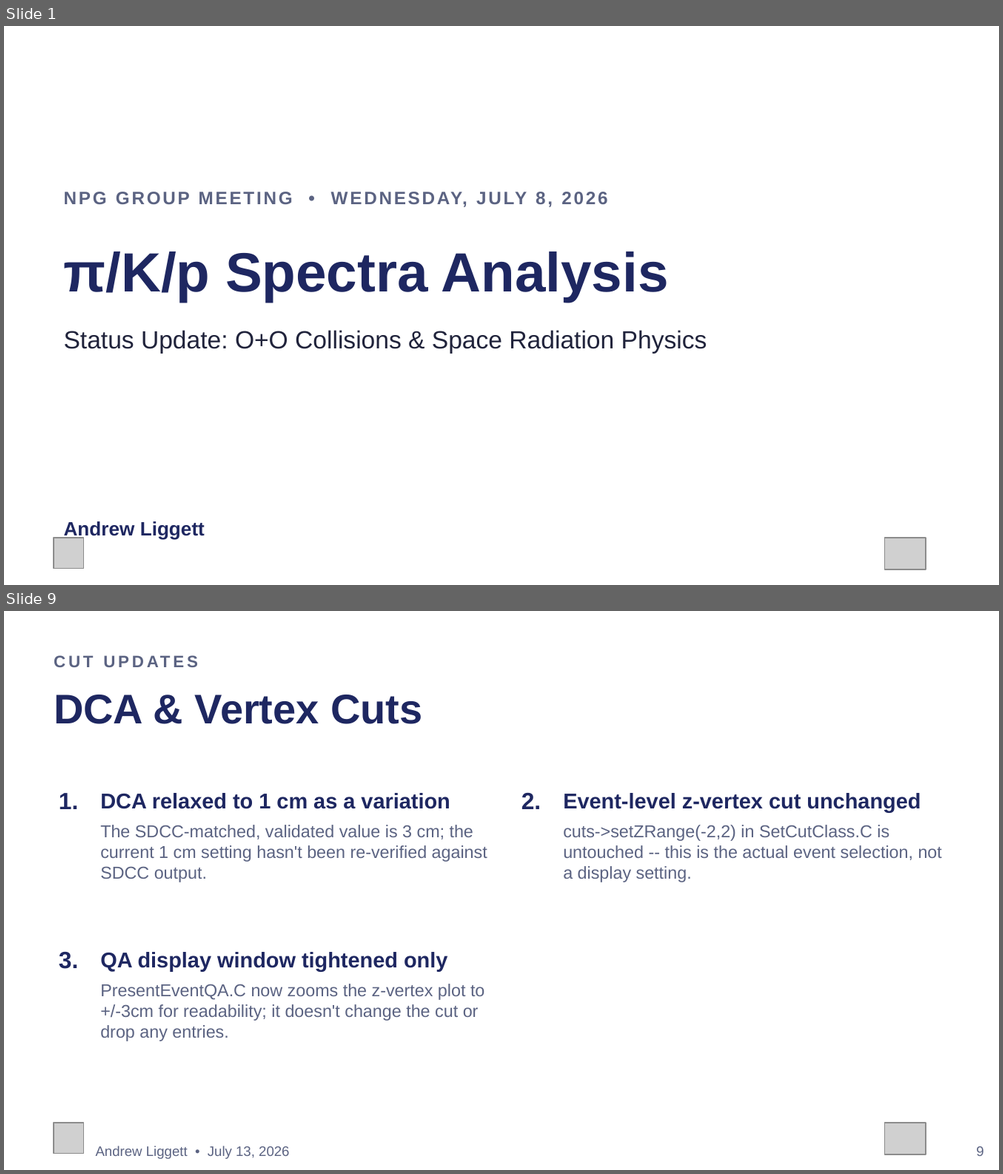
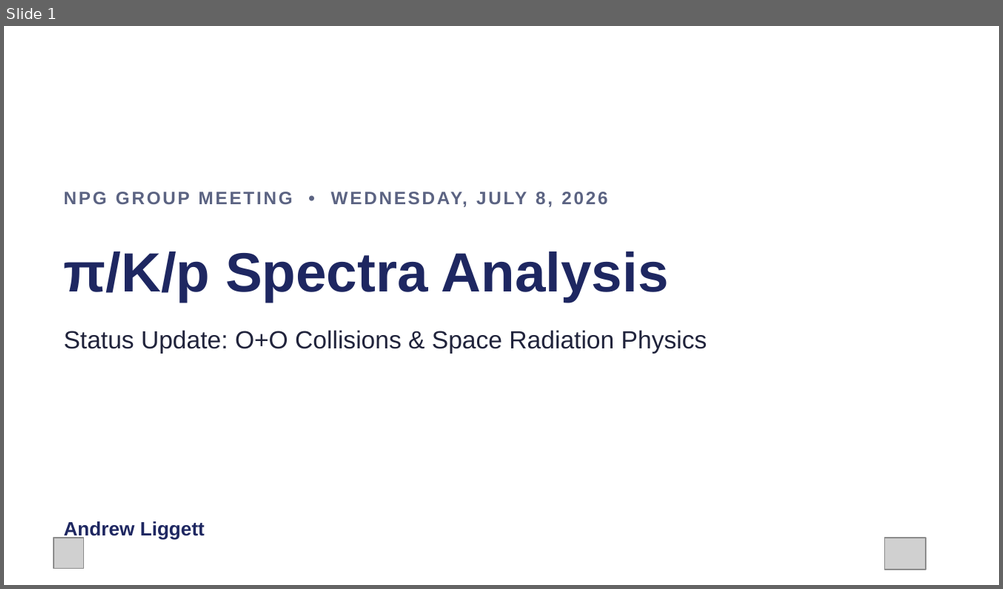
Before and after one commit to liggett2820/lightflavorspectra_OO200, a slide deck: docs/OO200_Spectra_Status_Update.pptx. Shown one above the other, each under a label of ours: slides 1 and 9 before the commit, slide 1 after it; the slides between them are not shown. The pictures are 1003x1174 and 1003x589 pixels, drawn with LibreOffice and Linux fonts; fonts in the diff are those of the drawing; grey boxes stand for pictures. Boxes give left, top, right and bottom in pixels: in the first picture for what was removed or moved away, otherwise in the second. Text is boxed around its words. In the diff, an @@ line names an element or a change of style, - is before the commit and + after.

```diff
--- a/docs/OO200_Spectra_Status_Update.pptx
+++ b/docs/OO200_Spectra_Status_Update.pptx
@@ slide 9 removed at [4,611,999,1170], background #FFFFFF @@
@@ text removed at [54,646,949,675] @@
-CUT UPDATES
@@ text removed at [54,695,422,724] @@
-DCA & Vertex Cuts
@@ text removed at [59,793,78,809] @@
-1.
@@ text removed at [100,793,449,809] @@
-DCA relaxed to 1 cm as a variation
@@ text removed at [521,793,540,809] @@
-2.
@@ text removed at [563,793,920,812] @@
-Event-level z-vertex cut unchanged
@@ text removed at [100,825,487,883] @@
-The SDCC-matched, validated value is 3 cm; the current 1 cm setting hasn't been re-verified against SDCC output.
@@ text removed at [563,825,942,883] @@
-cuts->setZRange(-2,2) in SetCutClass.C is untouched -- this is the actual event selection, not a display setting.
@@ text removed at [59,952,78,969] @@
-3.
@@ text removed at [100,952,447,971] @@
-QA display window tightened only
@@ text removed at [100,984,484,1042] @@
-PresentEventQA.C now zooms the z-vertex plot to +/-3cm for readability; it doesn't change the cut or drop any entries.
@@ picture removed at [54,1123,84,1154] @@
@@ picture removed at [884,1123,925,1155] @@
@@ text removed at [96,1146,289,1159] @@
-Andrew Liggett • July 13, 2026
@@ text removed at [976,1147,983,1156] @@
-9
```
Also in this commit, not shown: 6 slides changed, 1 other slide removed.
